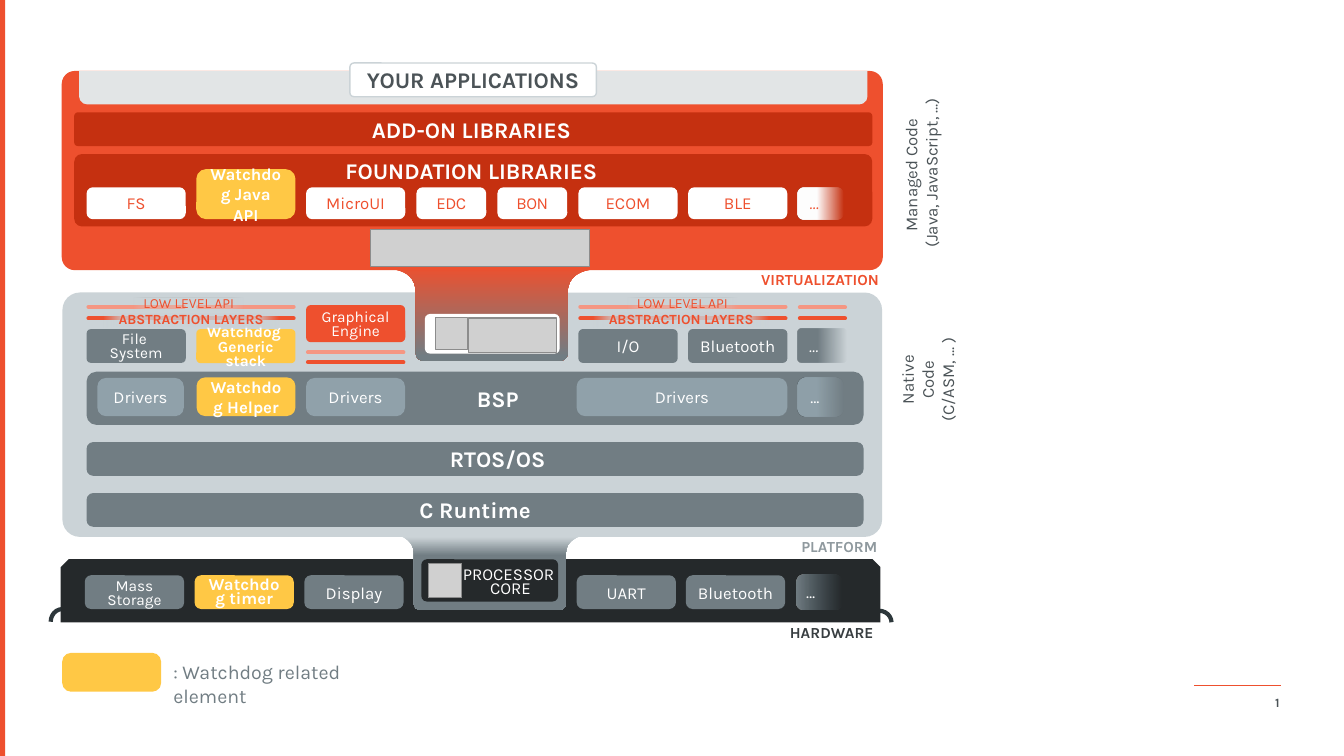
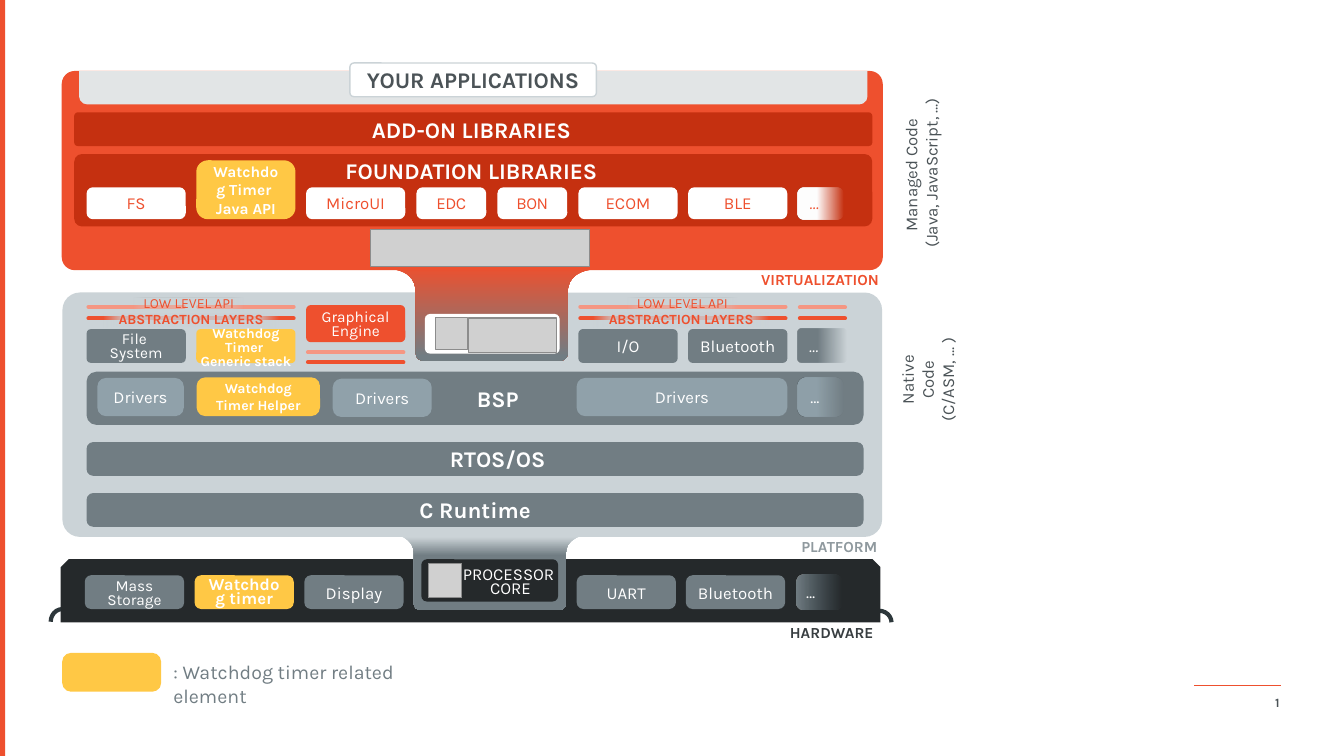
Before and after one commit to MicroEJ/docs, a slide deck: slide 1 of PlatformDeveloperGuide/images/watchdog_sandwich.pptx. Drawn at 1344x756 pixels with LibreOffice and Linux fonts; fonts in the diff are those of the drawing; grey boxes stand for pictures; background and template pictures are left out. Boxes give left, top, right and bottom in pixels: in the first picture for what was removed or moved away, otherwise in the second. Text is boxed around its words. In the diff, an @@ line names an element or a change of style, - is before the commit and + after.

Commit message:
M0078DDG-401 update watchdog timer schematics

```diff
--- a/PlatformDeveloperGuide/images/watchdog_sandwich.pptx
+++ b/PlatformDeveloperGuide/images/watchdog_sandwich.pptx
@@ rounded rectangle "Watchdog Timer": place and size @@
-rounded rectangle "Watchdog Timer" at (197, 169, 295, 220)
+rounded rectangle "Watchdog Timer" at (197, 160, 295, 219)
@@ text in rounded rectangle at (216, 184, 276, 214): text changed; size 12 to 11 pt @@
-Watchdog Java API
+Watchdog Timer
+Java API
@@ text in rounded rectangle at (201, 325, 291, 370): text changed; size 11 to 10 pt @@
-Watchdog
-Generic stack
+Watchdog Timer
+Generic stack
@@ rounded rectangle "Watchdog Timer Helper": place and size @@
-rounded rectangle "Watchdog Timer Helper" at (197, 377, 295, 416)
+rounded rectangle "Watchdog Timer Helper" at (197, 377, 320, 416)
@@ text in rounded rectangle at (216, 383, 301, 414): text changed; size 12 to 10 pt @@
-Watchdog Helper
+Watchdog Timer Helper
@@ rounded rectangle "Drivers": place and size @@
-rounded rectangle "Drivers" at (307, 378, 405, 416)
+rounded rectangle "Drivers" at (333, 379, 432, 417)
@@ text at (173, 665, 394, 703): text changed @@
-: Watchdog related element
+: Watchdog timer related element
```
Also in this commit, not shown: 5 other files.
